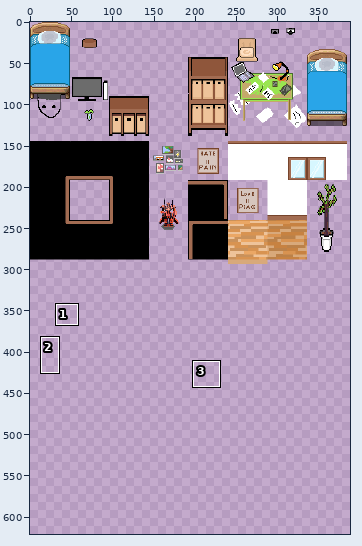
Two states of a sprite sheet, img/tilesets/House asset Shiba.png. The picture above shows the old version from afar; the outline marks the close-up.
Close-up. First the earlier version:
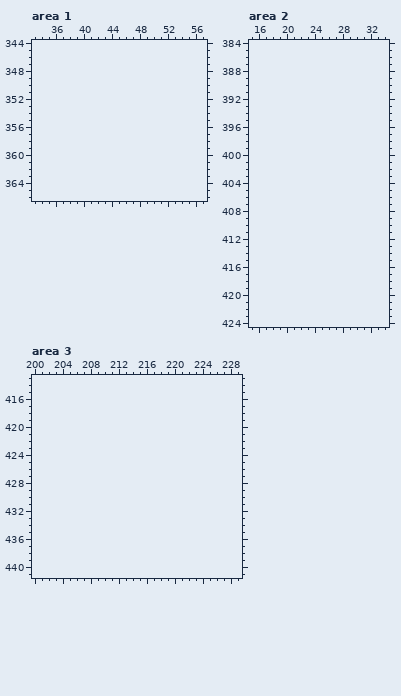
The file is 400x320 pixels. Colours within 5 levels of each other are drawn and written as one. Shown: area 1: x 33..57, y 344..366; area 2: x 15..34, y 384..424; area 3: x 200..229, y 413..441. The old version is drawn lined up with the new one, on the new canvas. The wide view leaves out empty margins. The commit also changed other parts of the picture, which this record leaves out.
New version:
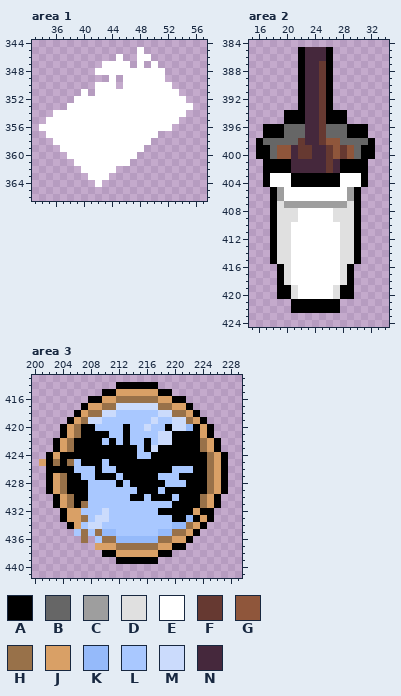
Palette (. is transparent): A #000000  B #666666  C #9e9e9e  D #e0e0e0  E #ffffff  F #663931  G #8f563b  H #987149  J #d9a066  K #95bafa  L #a9c8ff  M #cbdbfc  N #45283c
The edit:
canvas 400x320 -> 800x640
Changed rows in their new state; - is an unchanged pixel.
Area 1:
first column x 34:
345 --------------E-------
346 -----------E--EE------
347 ---------EEEE-E-E-----
348 --------EEEEEEEEEE----
349 ----------E-EEEEEE----
350 --------EEE-EEEEEEE---
351 ------E-EEEEEEEEEEEE--
352 -----EEEEEEEEEEEEEEEE-
353 ----EEEEEEEEEEEEEEEEEE
354 --EEEEEEEEEEEEEEEEEEE-
355 -EEEEEEEEEEEEEEEEEEE--
356 EEEEEEEEEEEEEEEEEEE---
357 -EEEEEEEEEEEEEEEE-----
358 --EEEEEEEEEEEEEE------
359 ---EEEEEEEEEEEE-------
360 ----EEEEEEEEEE--------
361 -----EEEEEEEE---------
362 ------EEEEE-----------
363 -------EEE------------
364 --------E-------------
Area 2:
first column x 16:
385 ------ANNNA------
386 ------ANNNA------
387 ------ANNFA------
388 ------ANNFA------
389 ------ANNFA------
390 ------ANNFA------
391 ------ANNFA------
392 ------ANNFA------
393 ------ANNFA------
394 ----AAANNFAAA----
395 ----AAANNFAAA----
396 -AAABBBNNFBBBAAA-
397 -AAABBBNNFBBBAAA-
398 ABBBBBFNNFGGBBBBA
399 AABGGNFFNNFGFGBAA
400 AABGGNFFNNFGFGBAA
401 -AAAANNNNNFNAAAA-
402 -AAAANNNNNFNAAAA-
403 -AEEEAAAAAAAEEEA-
404 -AEEEAAAAAAAEEEA-
405 --ACEEEEEEEEECA--
406 --ACEEEEEEEEECA--
407 --ADCCCCCCCCCDA--
408 --ADDDEEEEEDDDA--
409 --ADDDEEEEEDDDA--
410 --ADDEEEEEEEDDA--
411 --ADDEEEEEEEDDA--
412 --ADDEEEEEEEDDA--
413 --ADDEEEEEEEDDA--
414 --ADDEEEEEEEDDA--
415 --ADDEEEEEEEDDA--
416 ---ADEEEEEEEDA---
417 ---ADEEEEEEEDA---
418 ---ADEEEEEEEDA---
419 ---AADEEEEEDAA---
420 ---AADEEEEEDAA---
421 -----AAAAAAA-----
422 -----AAAAAAA-----
Area 3:
first column x 201:
414 -----------AAAAAA----------
415 ---------AAJJJJJJAA--------
416 -------AAJJHHHHHHJJAA------
417 ------AJJHHMMMMMMHHJJA-----
418 -----AJHHMMLLLLLLMMHHJA----
419 ----AJHMMLLLLLLLMLLMMHJA---
420 ---AJHAALLLLALLMLLAMMKAJA--
421 ---AJHAAAALLALLLLMMAAAAJA--
422 --AJHAAAALALALLALMMAAAAHJA-
423 --AJHAAAAAAAAALAMAAAAAAHJA-
424 -AJAAAAAAAAAAALLAAAAAAAAHJA
425 JAHAHLAAALAAAAAAAAAAAAAAHJA
426 -AAAALLLALLAAAAAAAALLLAAHJA
427 -AJHAALLAAALAAAAALLLAAAAHJA
428 -AJHAAALLLLALAAAAALLLAAAHJA
429 -AJHAAALLLLLLLAAALAAAAAAHJA
430 --AJHAALLLLLLAALAAALAAAHJA-
431 --AJHAHLLLLLLLLLLLLAAAAHJA-
432 ---AJJLLLMLLLLLLLAAAAAJAA--
433 ---AJJHLMMLLLLLLLLLAAKAJA--
434 ----AJLMMLLLLLLLLLLKKHJA---
435 -----LHLHKKLLLLLLKKHHJA----
436 ------H-LHHKKKKKKHHJJA-----
437 --------JJJHHHHHHJJAA------
438 ---------AAJJJJJJAA--------
439 -----------AAAAAA----------
Pixel boxes of the changes (left, top, right, bottom) in both close-ups:
added: (39, 47, 193, 187)
added: (256, 47, 375, 313)
added: (39, 382, 228, 564)
